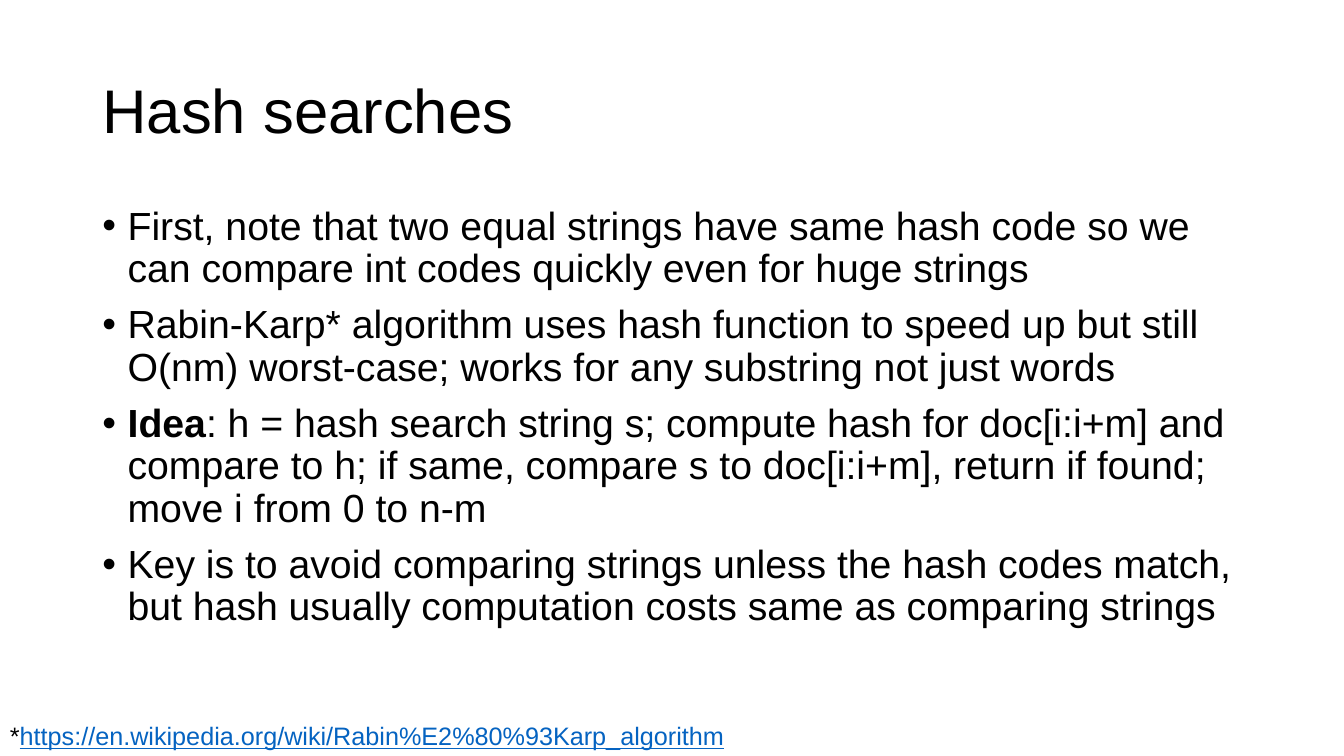
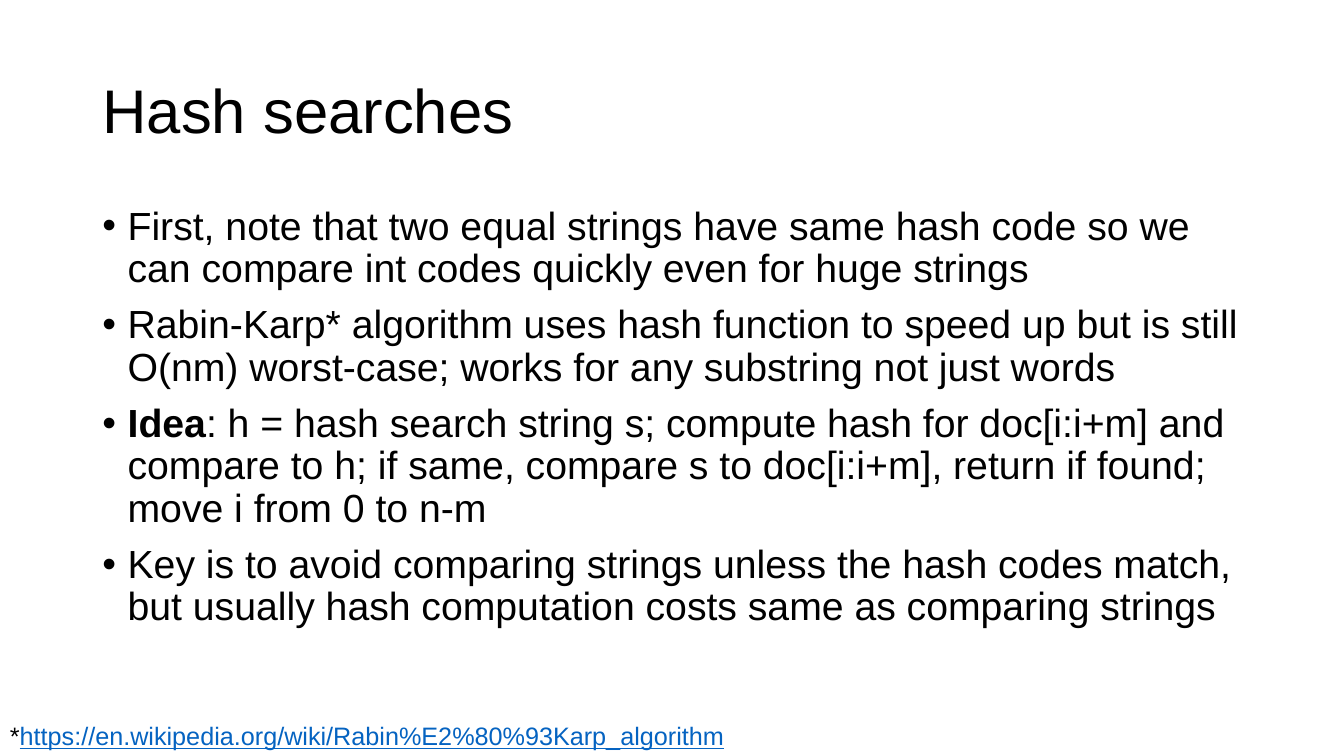
Before and after one commit to parrt/msds689, a slide deck: slide 6 of notes/searching.pptx. Drawn at 1344x756 pixels with LibreOffice and Linux fonts; fonts in the diff are those of the drawing; background and template pictures are left out. Boxes give left, top, right and bottom in pixels: in the first picture for what was removed or moved away, otherwise in the second. Text is boxed around its words. In the diff, an @@ line names an element or a change of style, - is before the commit and + after.

```diff
--- a/notes/searching.pptx
+++ b/notes/searching.pptx
@@ text at (128, 309, 1238, 389): text changed @@
-• Rabin-Karp* algorithm uses hash function to speed up but still O(nm) worst-case; works for any substring not just words
+• Rabin-Karp* algorithm uses hash function to speed up but is still O(nm) worst-case; works for any substring not just words
@@ text at (128, 549, 1230, 628): text changed @@
-• Key is to avoid comparing strings unless the hash codes match, but hash usually computation costs same as comparing strings
+• Key is to avoid comparing strings unless the hash codes match, but usually hash computation costs same as comparing strings
```
Also in this commit, not shown: 14 other slides changed, 3 other files.
